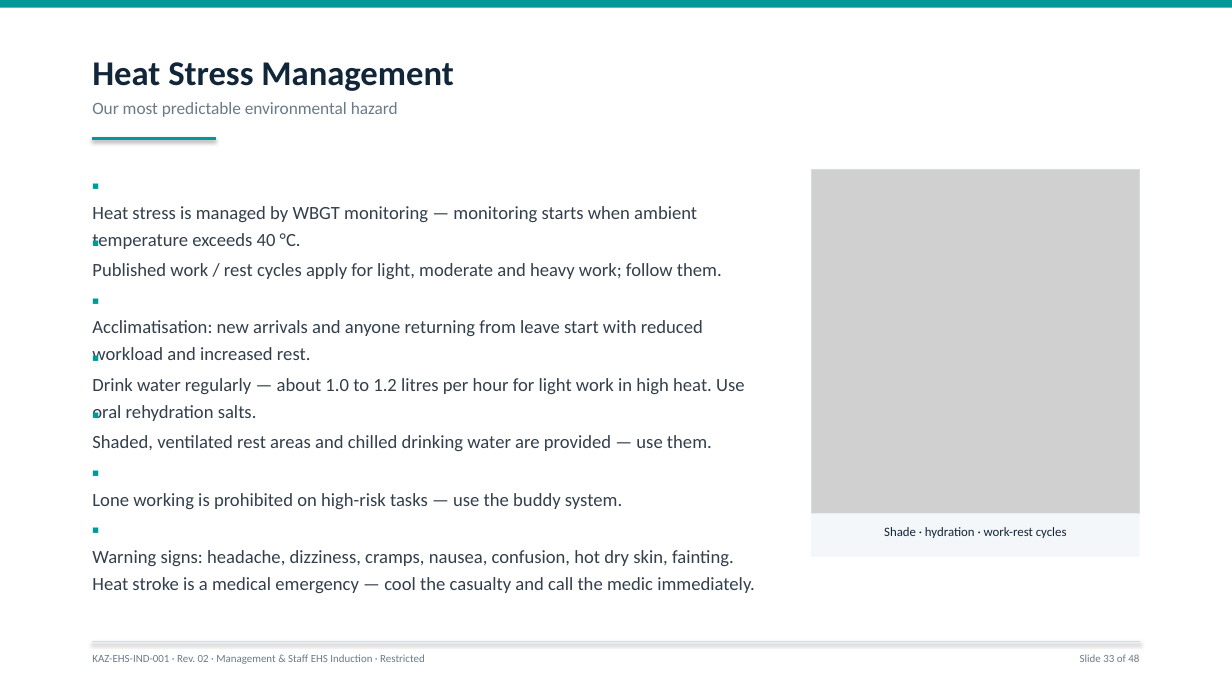
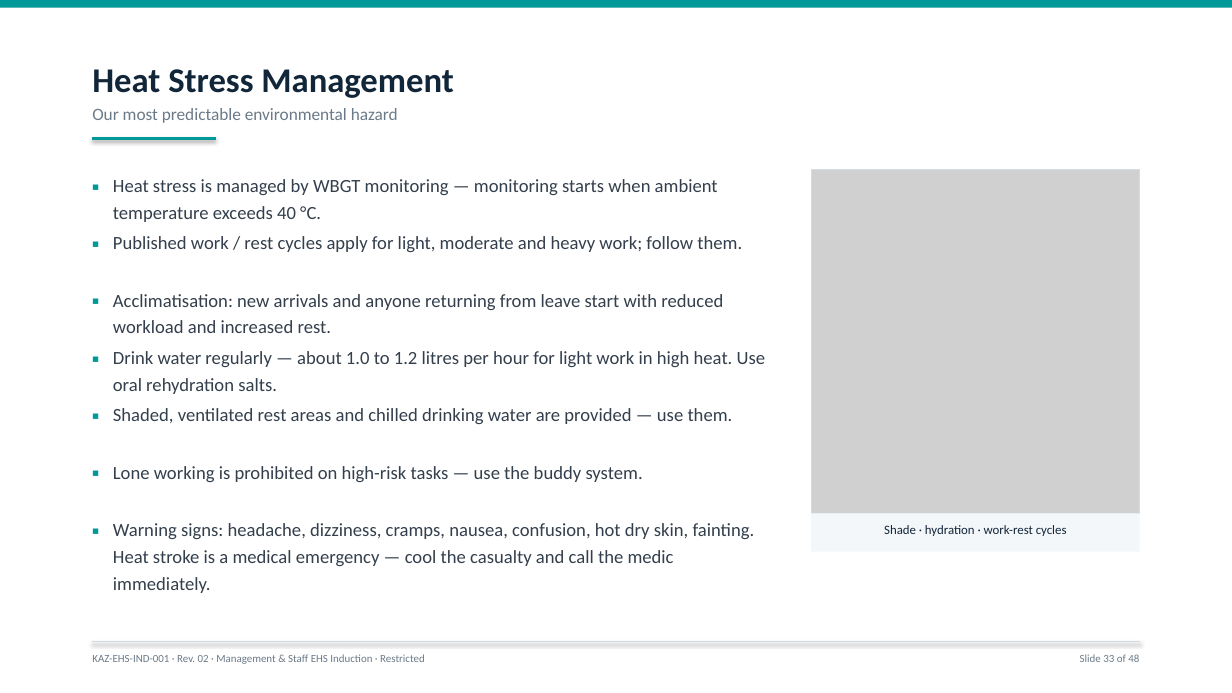
Before and after one commit to ahmuuytt09-dot/ahmed, a slide deck: slide 33 of EHS_Induction_Review/KAZ_Management_Staff_EHS_Induction_Rev02.pptx. Drawn at 1232x693 pixels with LibreOffice and Linux fonts; fonts in the diff are those of the drawing; grey boxes stand for pictures. Boxes give left, top, right and bottom in pixels: in the first picture for what was removed or moved away, otherwise in the second. Text is boxed around its words. In the diff, an @@ line names an element or a change of style, - is before the commit and + after.

```diff
--- a/EHS_Induction_Review/KAZ_Management_Staff_EHS_Induction_Rev02.pptx
+++ b/EHS_Induction_Review/KAZ_Management_Staff_EHS_Induction_Rev02.pptx
@@ text "Heat Stress Management" at box(92, 69, 453, 98): line spacing 1 to 1.15 @@
@@ text "Our most predictable environmental hazard": place and size @@
-text "Our most predictable environmental hazard" at box(92, 102, 398, 117)
+text "Our most predictable environmental hazard" at box(92, 108, 398, 123)
@@ text added at box(92, 170, 113, 218), 14.5 pt, text #009999, bold @@
+▪
@@ text at box(113, 179, 718, 222): paragraph removed @@
-▪
@@ text "Heat stress is managed by ...": place and size @@
-text "Heat stress is managed by ..." at box(92, 206, 697, 249)
+text "Heat stress is managed by ..." at box(113, 179, 718, 222)
@@ text added at box(92, 227, 113, 275), 14.5 pt, text #009999, bold @@
+▪
@@ text at box(113, 236, 742, 252): paragraph removed @@
-▪
@@ text "Published work / rest cycles ...": place and size @@
-text "Published work / rest cycles ..." at box(92, 263, 722, 279)
+text "Published work / rest cycles ..." at box(113, 236, 742, 252)
@@ text added at box(92, 285, 113, 333), 14.5 pt, text #009999, bold @@
+▪
@@ text at box(113, 294, 723, 333): paragraph removed @@
-▪
@@ text "Acclimatisation: new arrivals and anyone ...": place and size @@
-text "Acclimatisation: new arrivals and anyone ..." at box(92, 320, 703, 361)
+text "Acclimatisation: new arrivals and anyone ..." at box(113, 294, 723, 333)
@@ text added at box(92, 342, 113, 390), 14.5 pt, text #009999, bold @@
+▪
@@ text at box(113, 351, 765, 394): paragraph removed @@
-▪
@@ text "Drink water regularly — about ...": place and size @@
-text "Drink water regularly — about ..." at box(92, 378, 744, 421)
+text "Drink water regularly — about ..." at box(113, 351, 765, 394)
@@ text added at box(92, 399, 113, 447), 14.5 pt, text #009999, bold @@
+▪
@@ text at box(113, 408, 733, 424): paragraph removed @@
-▪
@@ text "Shaded, ventilated rest areas and ...": place and size @@
-text "Shaded, ventilated rest areas and ..." at box(92, 435, 712, 451)
+text "Shaded, ventilated rest areas and ..." at box(113, 408, 733, 424)
@@ text added at box(92, 457, 113, 505), 14.5 pt, text #009999, bold @@
+▪
@@ text at box(113, 466, 643, 482): paragraph removed @@
-▪
@@ text "Lone working is prohibited on ...": place and size @@
-text "Lone working is prohibited on ..." at box(92, 493, 622, 509)
+text "Lone working is prohibited on ..." at box(113, 466, 643, 482)
@@ text added at box(92, 515, 113, 588), 14.5 pt, text #009999, bold @@
+▪
@@ text at box(113, 523, 755, 593): paragraph removed @@
-▪
@@ text "Warning signs: headache, dizziness, cramps, ...": place and size @@
-text "Warning signs: headache, dizziness, cramps, ..." at box(92, 550, 755, 593)
+text "Warning signs: headache, dizziness, cramps, ..." at box(113, 523, 755, 593)
@@ rectangle: place and size @@
-rectangle at box(811, 514, 1141, 557)
+rectangle at box(811, 514, 1141, 553)
@@ text "Shade · hydration · work-rest ..." at box(884, 525, 1067, 536): line spacing 1 to 1.15 @@
```
Also in this commit, not shown: 46 other slides changed, 9 other files.
